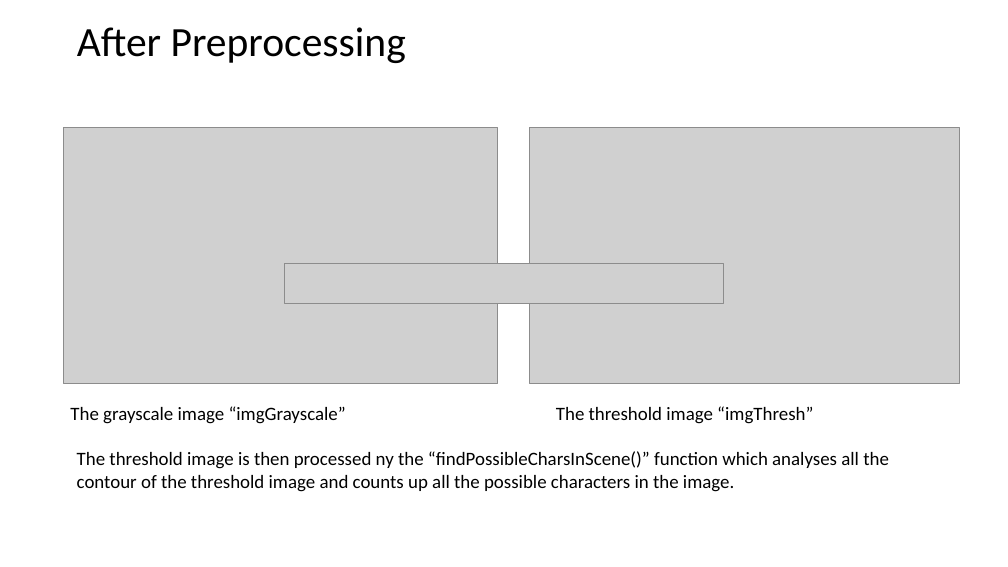
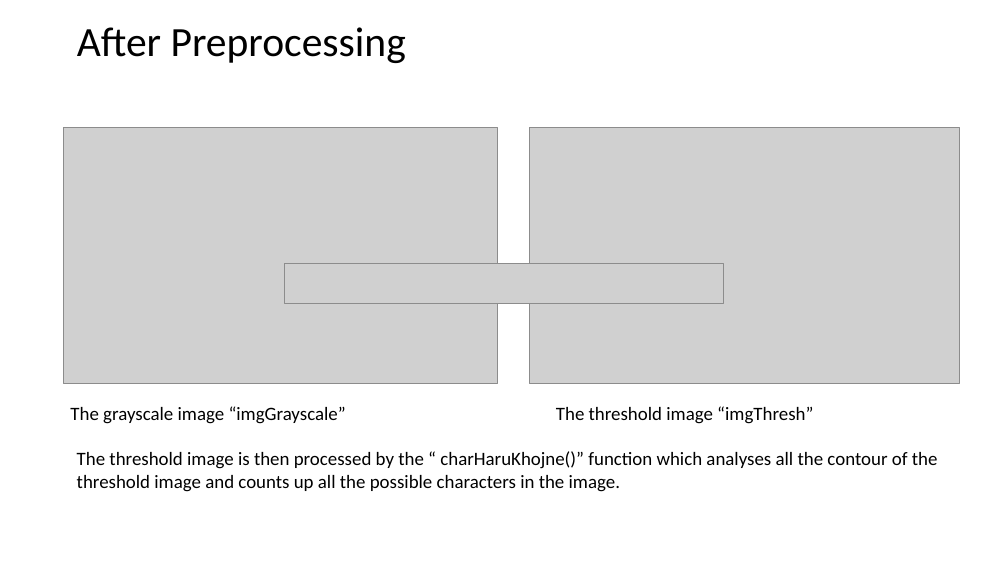
Before and after one commit to Raag-ops/LicensePlate, a slide deck: slide 3 of Documentations/Guide.pptx. Drawn at 1008x567 pixels with LibreOffice and Linux fonts; fonts in the diff are those of the drawing; grey boxes stand for pictures. Boxes give left, top, right and bottom in pixels: in the first picture for what was removed or moved away, otherwise in the second. Text is boxed around its words. In the diff, an @@ line names an element or a change of style, - is before the commit and + after.

Commit message:
Typo

```diff
--- a/Documentations/Guide.pptx
+++ b/Documentations/Guide.pptx
@@ text at (x1=77, y1=451, x2=938, y2=492): text changed @@
-The threshold image is then processed ny the “findPossibleCharsInScene()” function which analyses all the contour of the threshold image and counts up all the possible characters in the image.
+The threshold image is then processed by the “ charHaruKhojne()” function which analyses all the contour of the threshold image and counts up all the possible characters in the image.
```
Also in this commit, not shown: 5 other slides changed.
